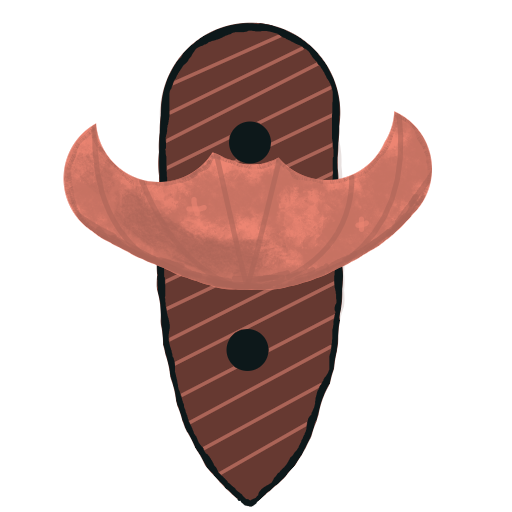
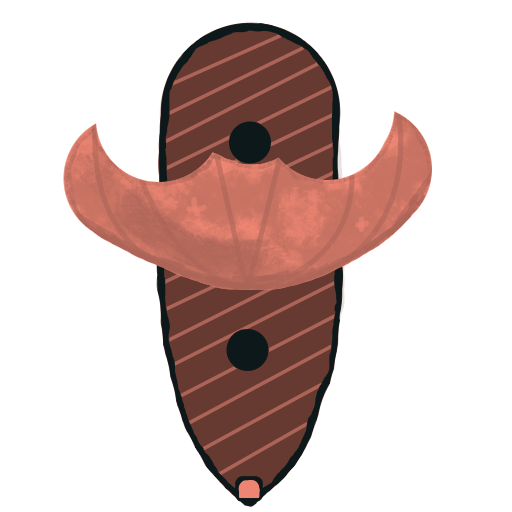
Layer changes from the first (512, 512) image to the second:
added layer "spot" above "segel_detail_2" over [235, 476, 263, 502]
painted on "base Zusammengeführt" over [235, 476, 263, 502]
